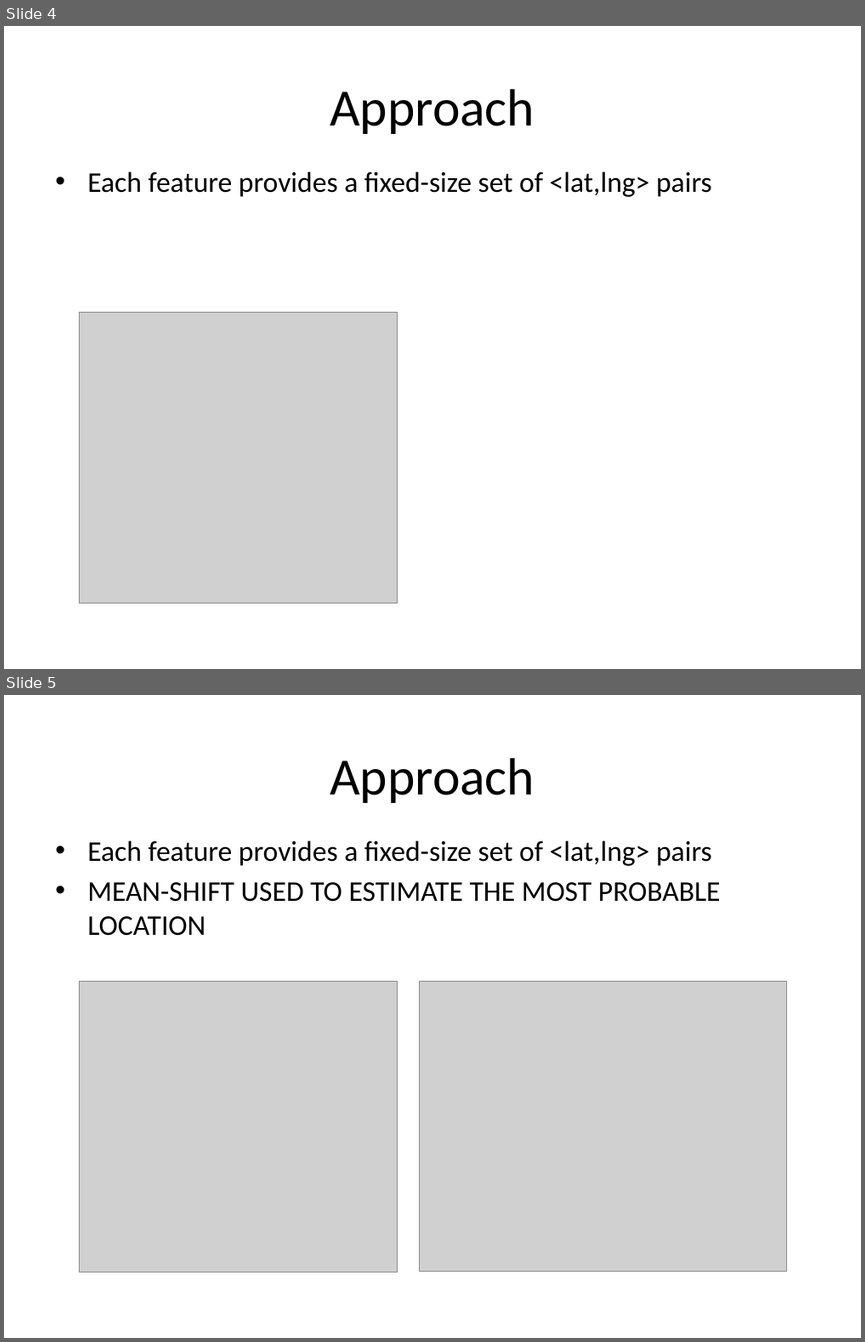
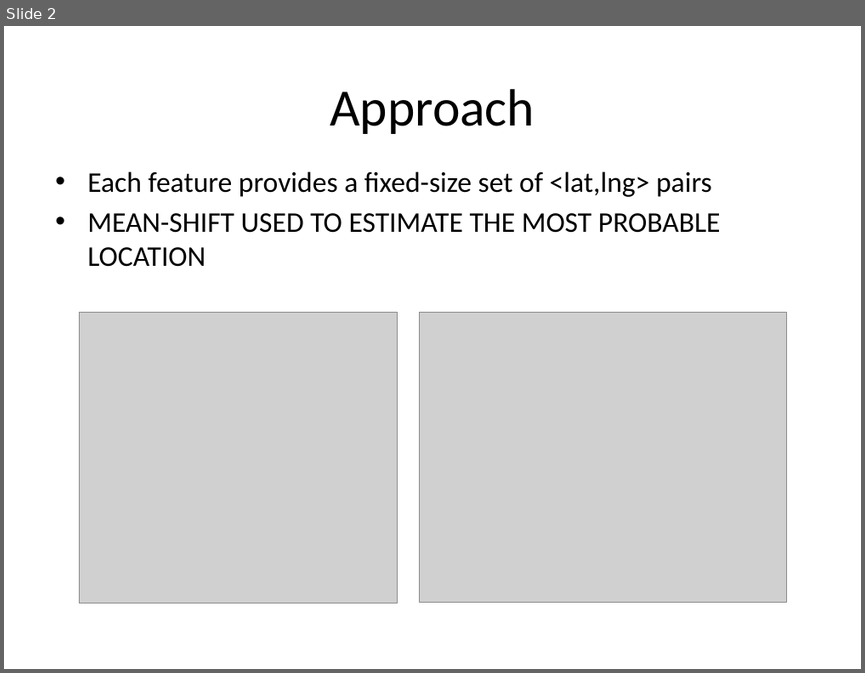
Before and after one commit to daviesjamie/soton-mediaeval2013, a slide deck: presentations/placing.pptx. Shown one above the other, each under a label of ours: slides 4 and 5 before the commit, slide 2 after it. The pictures are 865x1342 and 865x673 pixels, drawn with LibreOffice and Linux fonts; fonts in the diff are those of the drawing; grey boxes stand for pictures; background and template pictures are left out. Boxes give left, top, right and bottom in pixels: in the first picture for what was removed or moved away, otherwise in the second. Text is boxed around its words. In the diff, an @@ line names an element or a change of style, - is before the commit and + after.

```diff
--- a/presentations/placing.pptx
+++ b/presentations/placing.pptx
@@ slide 4 removed at (4,26,861,669), background picture (left out) @@
@@ title removed at (330,89,534,134) @@
-Approach
@@ text removed at (87,171,712,197) @@
-• Each feature provides a fixed-size set of <lat,lng> pairs
@@ picture removed at (80,312,398,602) @@
@@ what was slide 5 is now slide 2 @@
```
Also in this commit, not shown: 1 slide changed, 2 slides added, 2 other slides removed.
